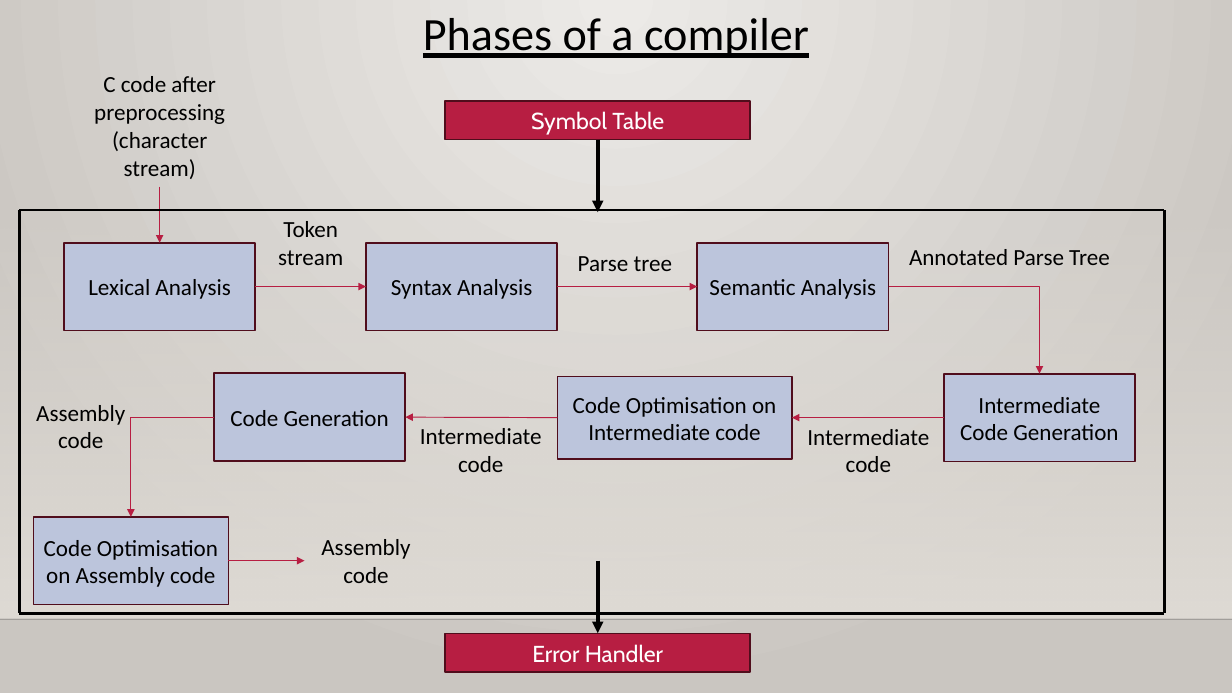
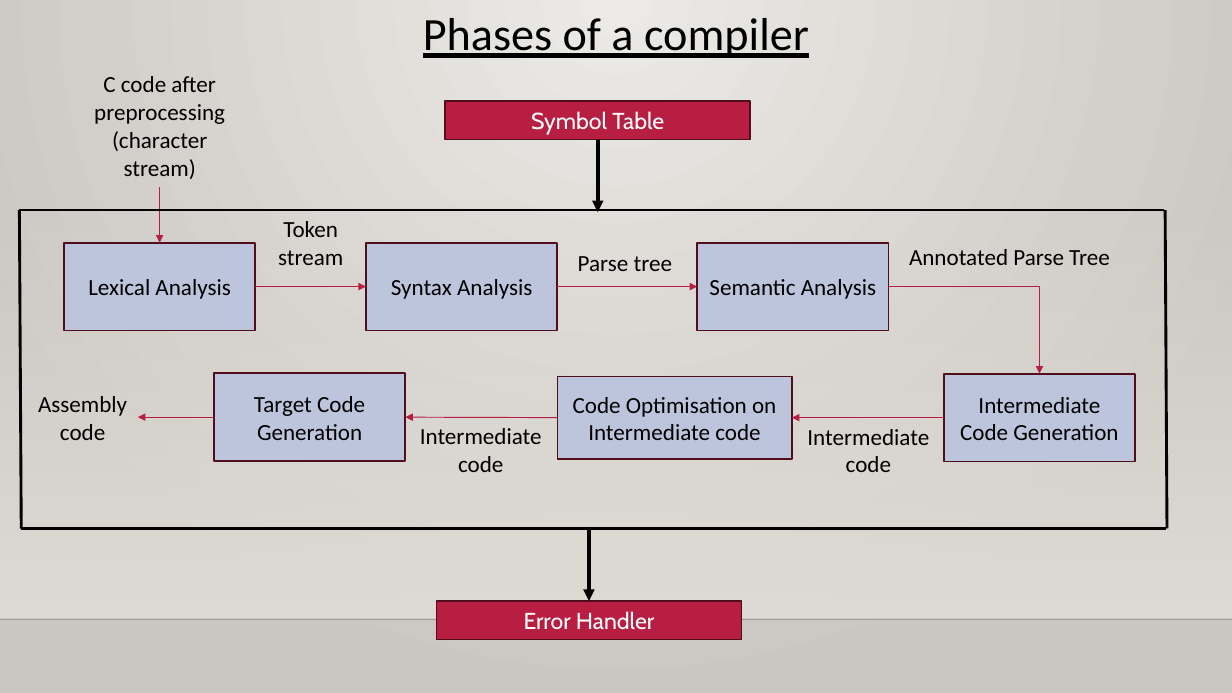
Before and after one commit to ishika52/compilers, a slide deck: slide 6 of koss selection task.pptx (slide 4 before the commit). Drawn at 1232x693 pixels with LibreOffice and Linux fonts; fonts in the diff are those of the drawing; background and template pictures are left out. Boxes give left, top, right and bottom in pixels: in the first picture for what was removed or moved away, otherwise in the second. Text is boxed around its words. In the diff, an @@ line names an element or a change of style, - is before the commit and + after.

```diff
--- a/koss selection task.pptx
+++ b/koss selection task.pptx
@@ line moved from (19, 210) - (19, 613) to (19, 210) - (21, 529) @@
@@ line moved from (1165, 210) - (1165, 613) to (1165, 210) - (1167, 529) @@
@@ text "Assembly code": place and size @@
-text "Assembly code" at [321,539,410,583]
+text "Assembly code" at [38,396,127,440]
@@ text removed at [36,405,125,448] @@
-Assembly code
@@ elbow arrow removed from (214, 417) to (131, 517) @@
@@ arrow moved from (228, 561) - (305, 561) to (214, 417) - (138, 417) @@
@@ text in rectangle at [254,396,365,440]: text changed @@
-Code Generation
+Target Code Generation
@@ line moved from (19, 614) - (1165, 614) to (21, 529) - (1166, 529) @@
@@ rectangle removed at [33,517,228,604] @@
-Code Optimisation on Assembly code
@@ arrow moved from (598, 561) - (598, 633) to (589, 529) - (589, 601) @@
@@ rectangle "Error Handler": place and size @@
-rectangle "Error Handler" at [445,633,750,672]
+rectangle "Error Handler" at [436,601,741,640]
```
Also in this commit, not shown: 6 slides added, 1 slide removed.
